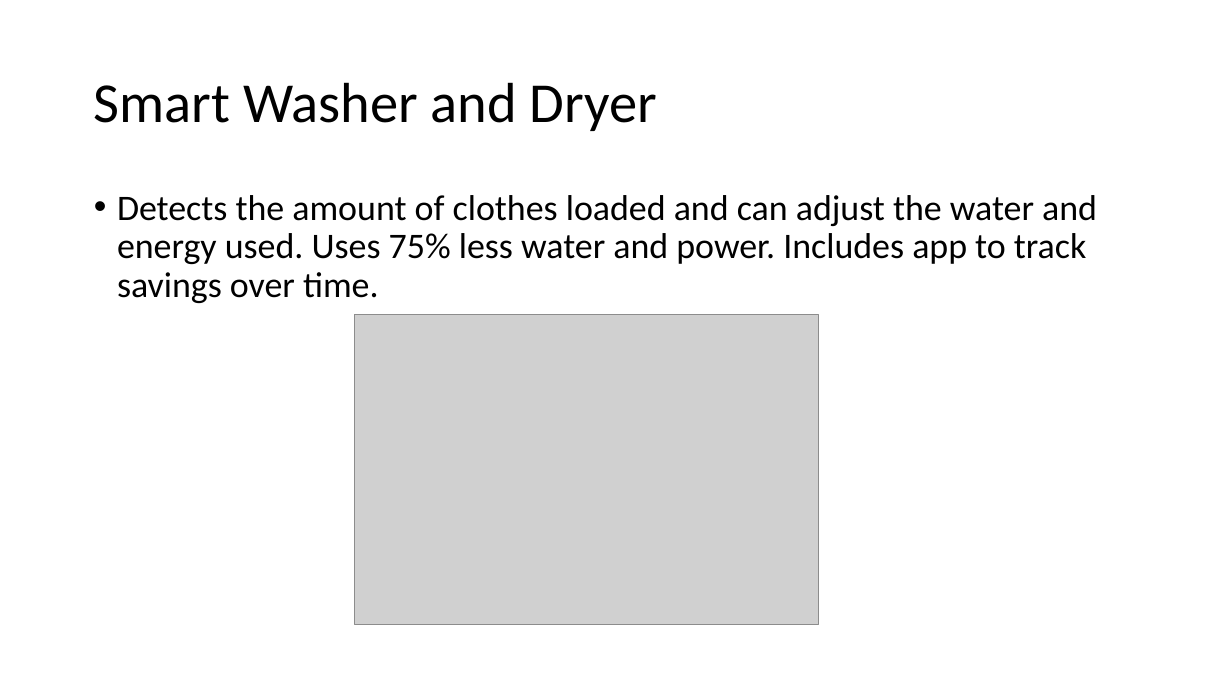
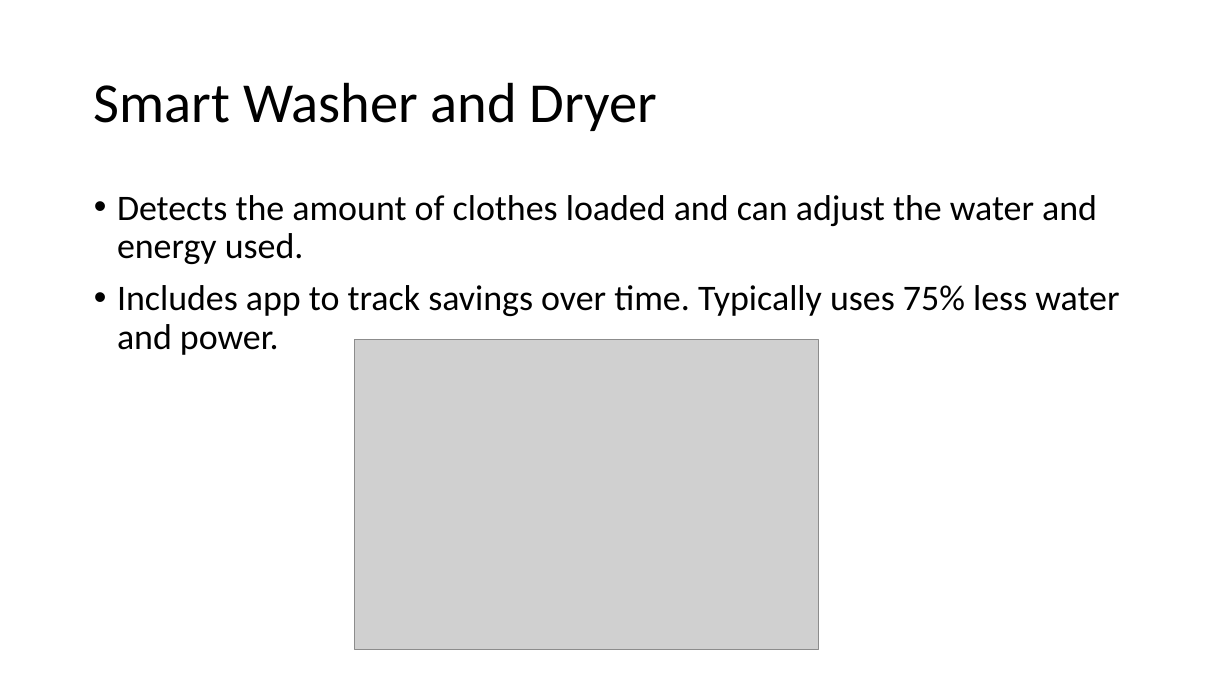
Before and after one commit to Idancw/Arduino-2017S, a slide deck: slide 4 of Presentation/Green IoT at Home.pptx. Drawn at 1232x693 pixels with LibreOffice and Linux fonts; fonts in the diff are those of the drawing; grey boxes stand for pictures. Boxes give left, top, right and bottom in pixels: in the first picture for what was removed or moved away, otherwise in the second. Text is boxed around its words. In the diff, an @@ line names an element or a change of style, - is before the commit and + after.

Commit message:
changes

```diff
--- a/Presentation/Green IoT at Home.pptx
+++ b/Presentation/Green IoT at Home.pptx
@@ text at box(117, 195, 1119, 355): text changed @@
-• Detects the amount of clothes loaded and can adjust the water and energy used. Uses 75% less water and power. Includes app to track savings over time.
+• Detects the amount of clothes loaded and can adjust the water and energy used.
+• Includes app to track savings over time. Typically uses 75% less water and power.
@@ picture: place and size @@
-picture at box(355, 315, 819, 625)
+picture at box(355, 340, 819, 650)
```
Also in this commit, not shown: 3 other slides changed.
